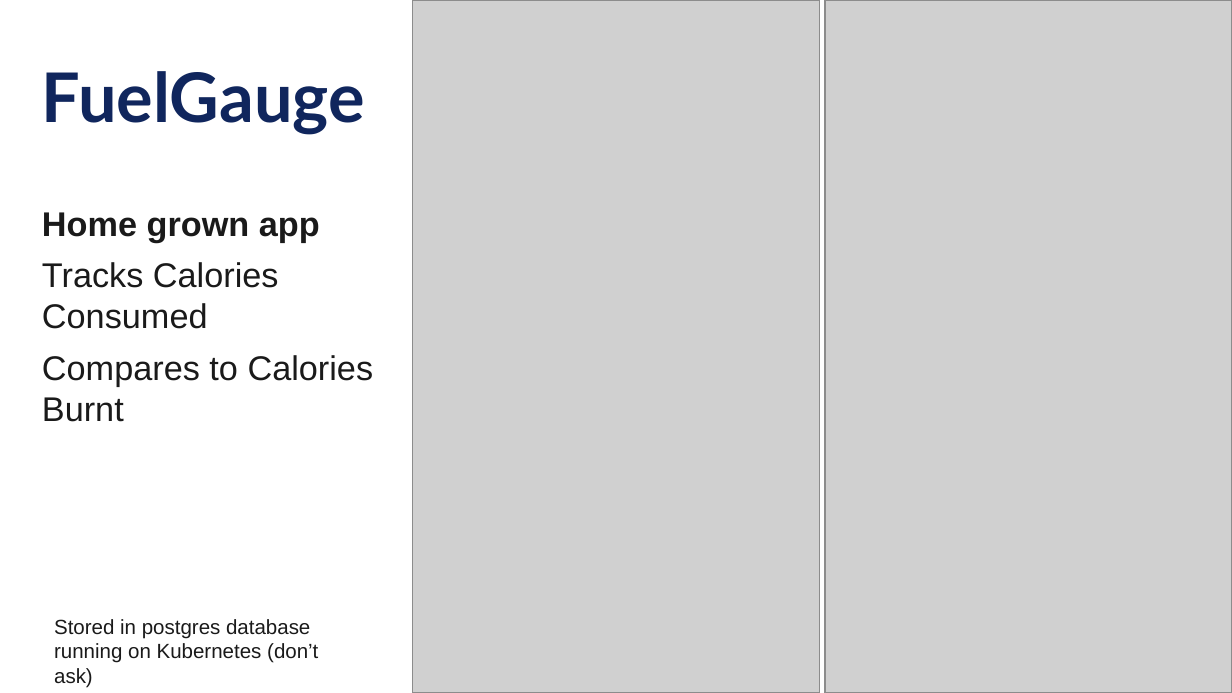
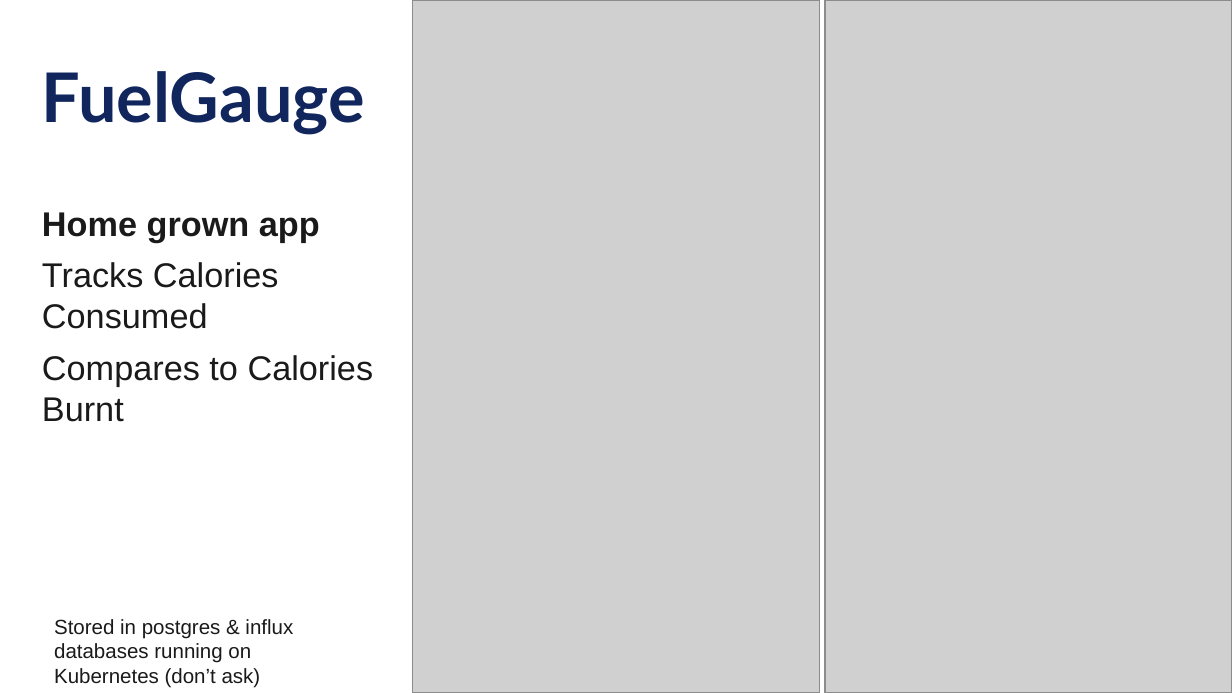
Before and after one commit to jpomfret/dab-presentation, a slide deck: slide 10 of Pomfret - dab - grillen - draft.pptx. Drawn at 1232x693 pixels with LibreOffice and Linux fonts; fonts in the diff are those of the drawing; grey boxes stand for pictures. Boxes give left, top, right and bottom in pixels: in the first picture for what was removed or moved away, otherwise in the second. Text is boxed around its words. In the diff, an @@ line names an element or a change of style, - is before the commit and + after.

```diff
--- a/Pomfret - dab - grillen - draft.pptx
+++ b/Pomfret - dab - grillen - draft.pptx
@@ text at bbox=[54, 619, 293, 688]: text changed @@
-Stored in postgres database running on Kubernetes (don’t ask)
+Stored in postgres & influx databases running on Kubernetes (don’t ask)
```
Also in this commit, not shown: 9 other slides changed, 7 slides added, 4 slides removed, 20 other files.
